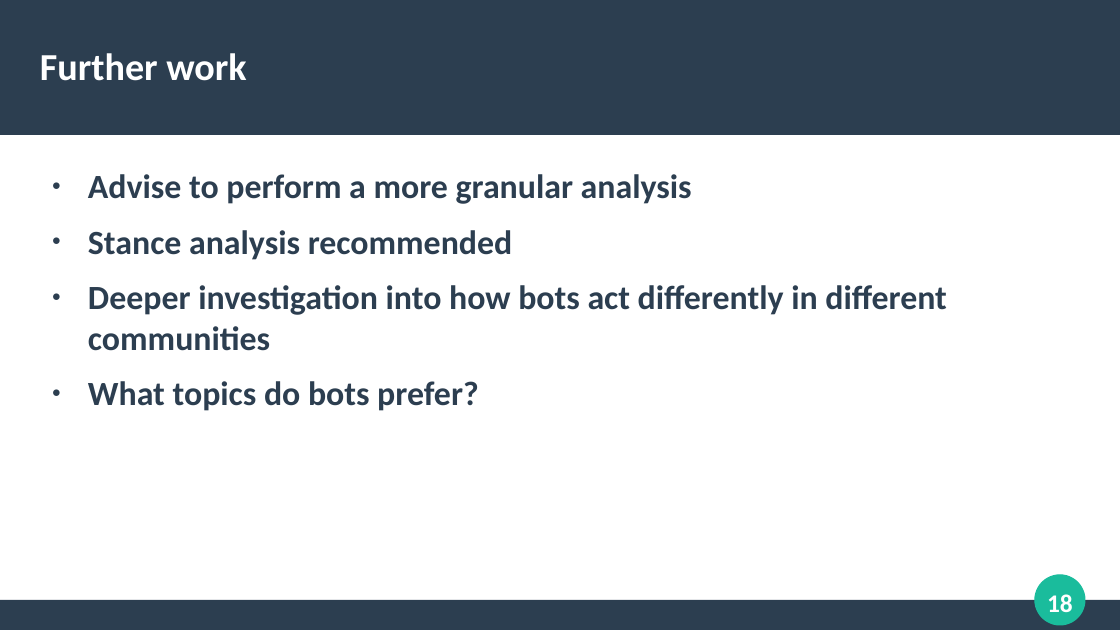
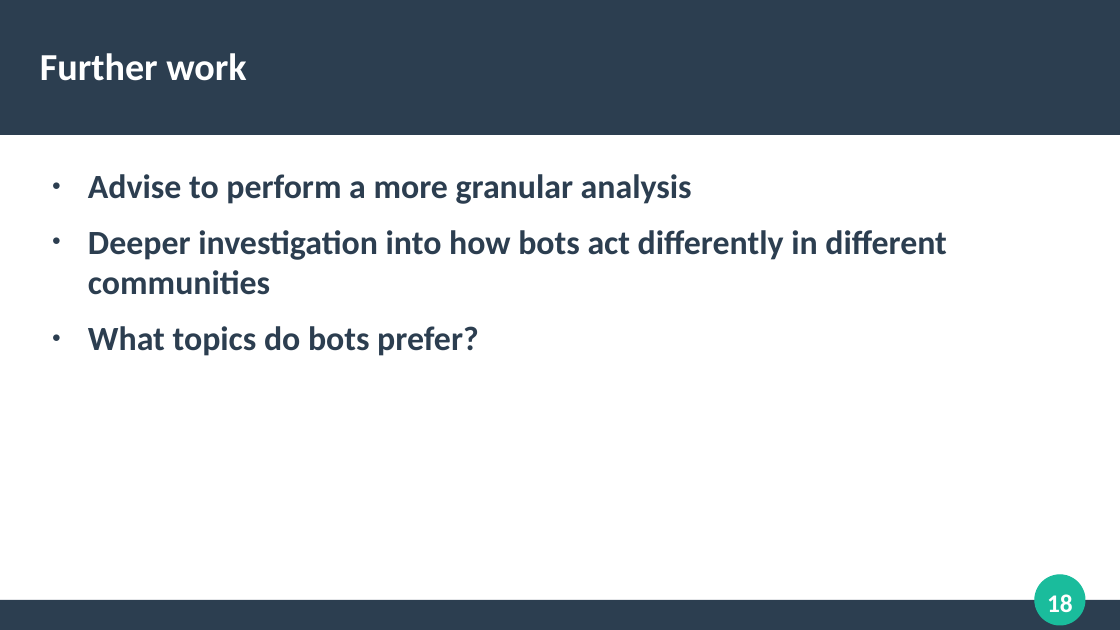
Before and after one commit to mercuridi/dissertation, a slide deck: slide 18 of presentation/pres.odp. Drawn at 1120x630 pixels with LibreOffice and Linux fonts; fonts in the diff are those of the drawing. Boxes give left, top, right and bottom in pixels: in the first picture for what was removed or moved away, otherwise in the second. Text is boxed around its words. In the diff, an @@ line names an element or a change of style, - is before the commit and + after.

```diff
--- a/presentation/pres.odp
+++ b/presentation/pres.odp
@@ text at (88, 230, 513, 260): paragraph removed @@
-● Stance analysis recommended
```
Also in this commit, not shown: 1 other slide changed, 3 other files.
